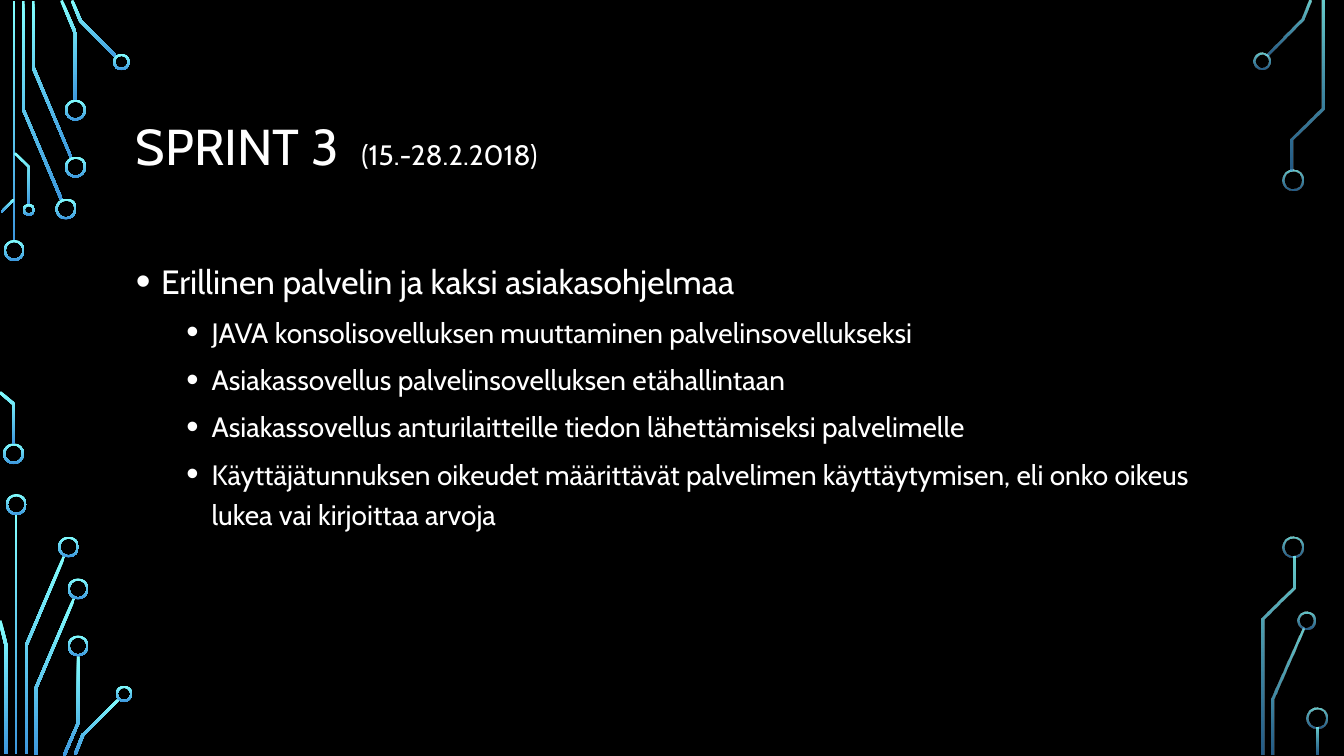
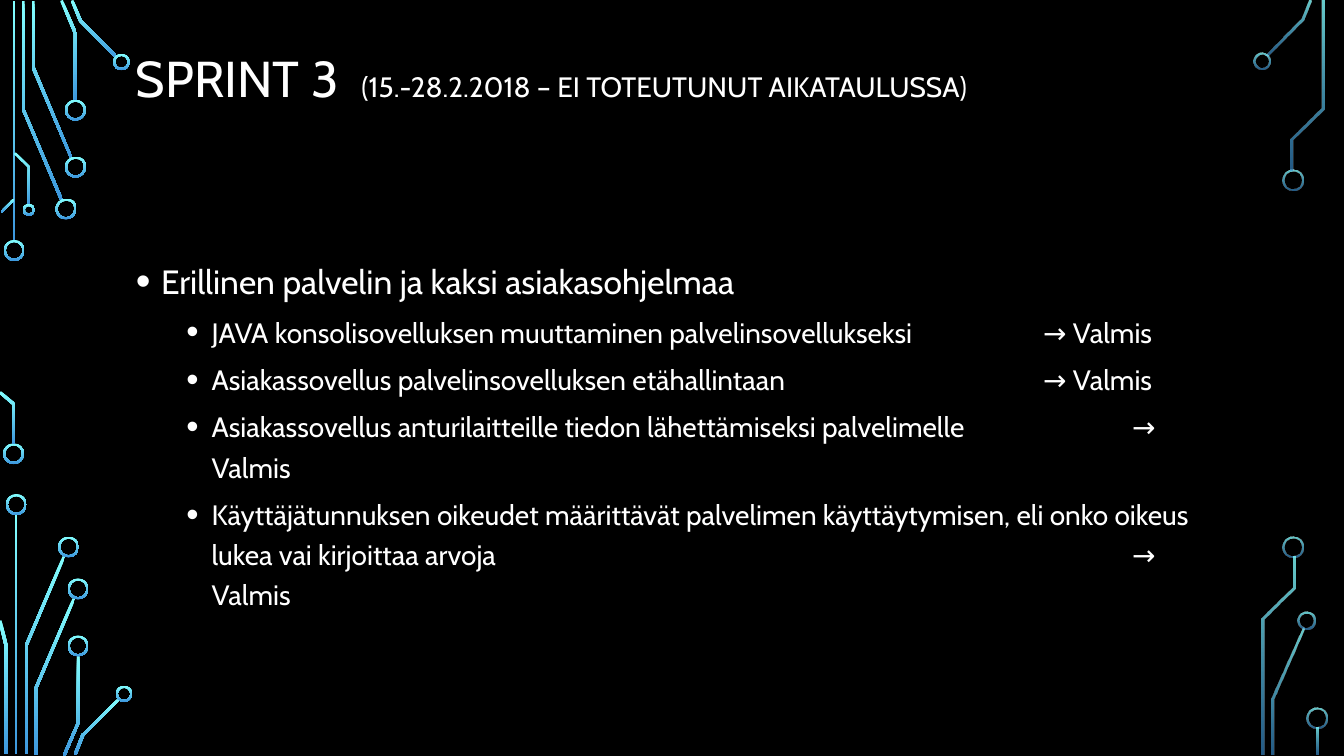
Before and after one commit to tempsens/java, a slide deck: slide 7 of java/DOCS/Ryhmä 9 - Lämpötilaseuranta v4.pptx (slide 5 before the commit). Drawn at 1344x756 pixels with LibreOffice and Linux fonts; fonts in the diff are those of the drawing; background and template pictures are left out. Boxes give left, top, right and bottom in pixels: in the first picture for what was removed or moved away, otherwise in the second. Text is boxed around its words. In the diff, an @@ line names an element or a change of style, - is before the commit and + after.

```diff
--- a/java/DOCS/Ryhmä 9 - Lämpötilaseuranta v4.pptx
+++ b/java/DOCS/Ryhmä 9 - Lämpötilaseuranta v4.pptx
@@ title at [136, 61, 967, 101]: text changed @@
-SPRINT 3 (15.-28.2.2018)
+SPRINT 3 (15.-28.2.2018 – EI TOTEUTUNUT AIKATAULUSSA)
@@ text at [212, 322, 1189, 606]: text changed @@
-  • JAVA konsolisovelluksen muuttaminen palvelinsovellukseksi
-  • Asiakassovellus palvelinsovelluksen etähallintaan
-  • Asiakassovellus anturilaitteille tiedon lähettämiseksi palvelimelle
-  • Käyttäjätunnuksen oikeudet määrittävät palvelimen käyttäytymisen, eli onko oikeus lukea vai kirjoittaa arvoja
+  • JAVA konsolisovelluksen muuttaminen palvelinsovellukseksi → Valmis
+  • Asiakassovellus palvelinsovelluksen etähallintaan → Valmis
+  • Asiakassovellus anturilaitteille tiedon lähettämiseksi palvelimelle → Valmis
+  • Käyttäjätunnuksen oikeudet määrittävät palvelimen käyttäytymisen, eli onko oikeus lukea vai kirjoittaa arvoja → Valmis
```
Also in this commit, not shown: 3 other slides changed, 3 slides added, 39 other files.
